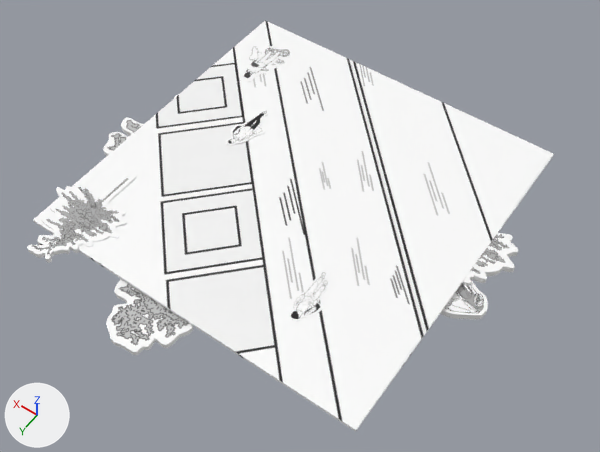
Before and after pictures for a commit that changed the glTF model others/1.gltf.
The view is the same before and after, from a camera (50 mm lens) standing at (-0.33, 0.465, 0.646) and looking at (-0.044, 0.064, 0.016). The lights are fixed; the arrows at lower left show +X, +Y and +Z. Both versions are drawn at frame 58 of the action 'CurveAction.001'; the numbers are the values there.

Names of what the first picture shows: 'Curve.004', 'Curve.009', '人物1', '人物3', '平面', '树2', '树2.001', '滑板', '自行车', '车'.
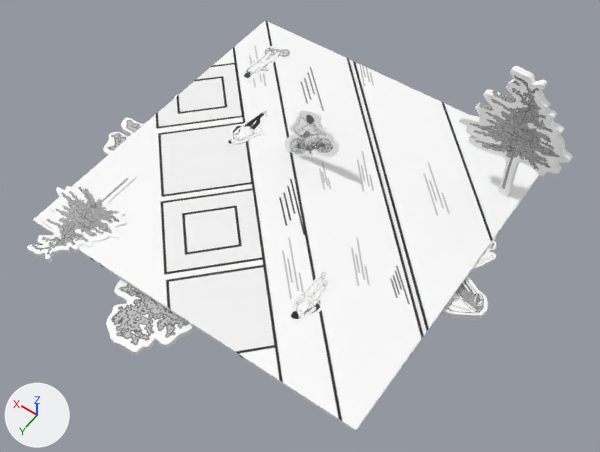
The change, as a list of edits to the scene's bpy script:
```text
Change ob_curve_004:
    ob_curve_004.rotation_euler: (0.0, 0.0, 0.0) -> (1.571, 0.0, 0.0)  # degrees (0, 0, 0) -> degrees (90, 0, 0)
Change ob_自行车:
    ob_自行车.location: (0.1735, -0.1864, -0.015) -> (0.0289, -0.0354, -0.015)
    ob_自行车.rotation_euler: (0.0183, 0.0, 0.0) -> (1.571, 0.0, 0.0)  # degrees (1, 0, 0) -> degrees (90, 0, 0)
```

Pixel boxes (x1, y1, x2, y2) of what changed, in the pictures (600 x 452 px):
'Curve.004', turned: before (463, 233, 518, 286); after (459, 66, 573, 196)
'自行车', moved, turned: before (244, 45, 289, 71); after (284, 109, 339, 158)
